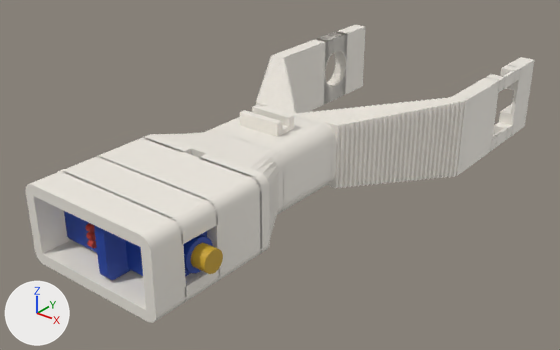
Before and after pictures for a commit that changed the glTF model exports/plate-3c-arm-fore.glb.
Before and after are seen from a 50 mm camera at (140.8, -207.0, 91.4) aimed at (33.7, -73.2, 8.4). Every picture has the same lights, and +X, +Y and +Z are marked at lower left. The picture after the commit comes second. Vertices at exactly the same position are counted once.

Script lines for the objects in view, before the commit:
```python
me_arm_fore = bpy.data.meshes.new('arm-fore')
me_arm_fore.from_pydata(...)  # 9752 vertices, 19000 faces; spans x 6.0..65.7, y -132.9..0.0, z 6.0..27.2
me_arm_fore.materials.append(mat_arm_fore_mat)  # white #f2ede4
me_sg90_body_head = bpy.data.meshes.new('sg90-body-head')
me_sg90_body_head.from_pydata(...)  # 88 vertices, 172 faces; spans x 21.1..50.6, y -126.9..-103.9, z 9.9..22.1
me_sg90_body_head.materials.append(mat_sg90_body_head_mat)  # blue #1e44a8
me_sg90_spline_head = bpy.data.meshes.new('sg90-spline-head')
me_sg90_spline_head.from_pydata(...)  # a 64-sided cylinder along x spanning x 52.9..56.6, y -123.4..-118.6, z 13.6..18.4
me_sg90_spline_head.materials.append(mat_sg90_spline_head_mat)  # yellow #c9a227
ob_arm_fore = bpy.data.objects.new('arm-fore', me_arm_fore)
ob_arm_fore.location = (0.0, 0.0, 0.0)
ob_sg90_body_head = bpy.data.objects.new('sg90-body-head', me_sg90_body_head)
ob_sg90_body_head.location = (0.0, 0.0, 0.0)
ob_sg90_spline_head = bpy.data.objects.new('sg90-spline-head', me_sg90_spline_head)
ob_sg90_spline_head.location = (0.0, 0.0, 0.0)
# also in view: 'sg90-tabs-head' at (38.2, -115.4, 16.0)
```
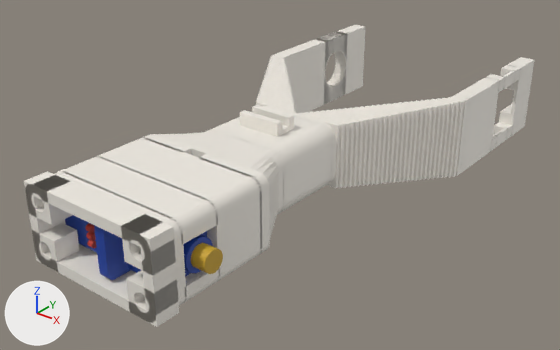
Pixel boxes [x1, y1, x2, y2] of what changed, in the pictures (560 x 350 px):
'arm-fore', reshaped: before [25, 25, 534, 323]; after [24, 25, 534, 327]
part 1 of me_arm_fore, added: after [32, 223, 80, 273]
part 2 of me_arm_fore, added: after [24, 171, 72, 225]
part 3 of me_arm_fore, added: after [126, 270, 179, 327]
part 4 of me_arm_fore, added: after [121, 214, 176, 276]

Patch to the scene script:
```diff
--- a/exports/plate-3c-arm-fore.glb.py
+++ b/exports/plate-3c-arm-fore.glb.py
@@ me_arm_fore @@
 # used by ob_arm_fore; location = (0.0, 0.0, 0.0)
-me_arm_fore.from_pydata(...)  # 9752 vertices, 19000 faces; spans x 6.0..65.7, y -132.9..0.0, z 6.0..27.2
+me_arm_fore.from_pydata(...)  # 10296 vertices, 20088 faces; spans x 6.0..65.7, y -132.9..0.0, z 6.0..27.2
+# me_arm_fore part 1: a new loose piece of 136 vertices spanning x 18.2..25.4, y -132.9..-127.4, z 7.0..14.2, in mat_arm_fore_mat (white #f2ede4)
+# me_arm_fore part 2: a new loose piece of 136 vertices spanning x 18.2..25.4, y -132.9..-127.4, z 17.8..25.0, in mat_arm_fore_mat (white #f2ede4)
+# me_arm_fore part 3: a new loose piece of 136 vertices spanning x 46.3..53.5, y -132.9..-127.4, z 7.0..14.2, in mat_arm_fore_mat (white #f2ede4)
+# me_arm_fore part 4: a new loose piece of 136 vertices spanning x 46.3..53.5, y -132.9..-127.4, z 17.8..25.0, in mat_arm_fore_mat (white #f2ede4)
 me_arm_fore.materials.append(mat_arm_fore_mat)
```
